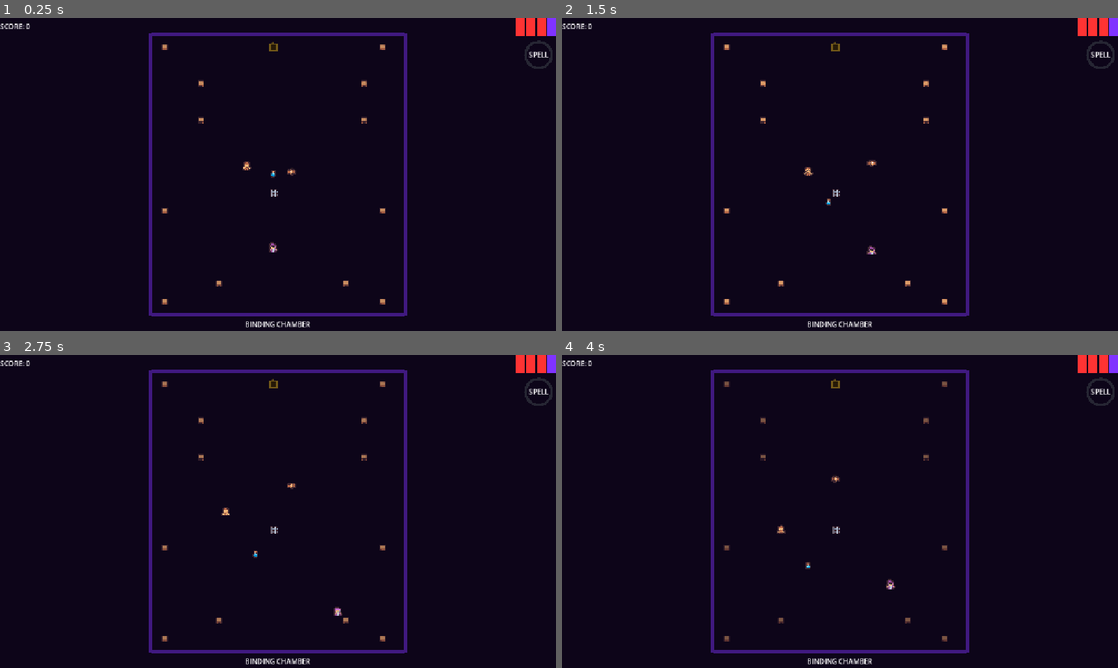
Above: before the commit, frames 1-4 (two rows, left to right).
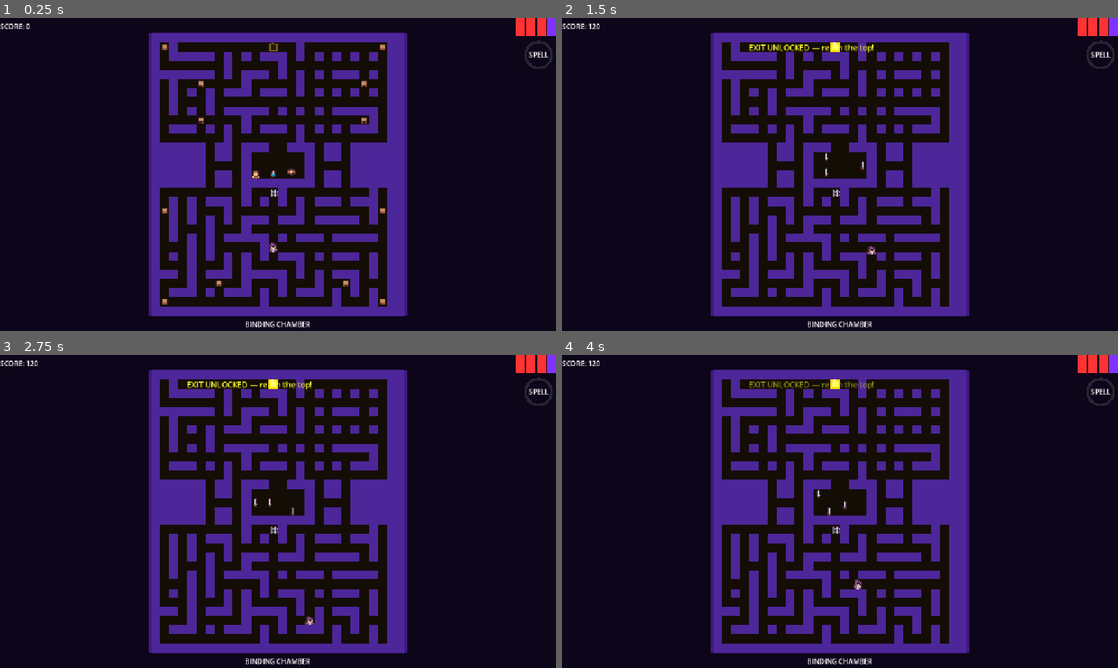
Above: after the commit, the same moments.

Repository: markcromwell/telvar-test-of-fire
Game: Godot game, scene res://scenes/Level2.tscn
The game is run twice, just before and just after one commit, with the same random seed, the same clock (stepped at 60 frames per second) and the same inputs. This scene is started directly instead of the project's main scene.
Inputs:
- Up to frame 1 (0.25 s): no input
- Up to frame 2 (1.5 s): tap Enter at 0.5 s; hold Right (move_right) 0.53-1.28 s; tap X at 0.6, 1.35 s; hold Down (move_down) from 1.28 s (still down)
- Up to frame 3 (2.75 s): release Down (move_down) at 2.03 s; hold Right (move_right) from 2.03 s (still down); tap X at 2.1 s
- Up to frame 4 (4 s): release Right (move_right) at 2.78 s; hold Up (move_up) 2.78-3.53 s; tap X at 2.85, 3.6 s; hold Left (move_left) from 3.53 s (still down)

The runs differ from the first frame. In frame 1, 20% of the frame differs, in the area x 27-73%, y 4-96%; in frame 2, 21%; in frame 3, 21%; in frame 4, 21%, in the area x 4-73%, y 1-96%.

Commit message:
feat: LevelBase maze caching, random maze generator, debug X key
- _resolve_maze() caches the layout so walls and nav grid stay in sync
- _generate_random_maze() uses recursive backtracker DFS with 42% loop
  removal and a fixed ghost house overlay for levels without a layout
- X key debug shortcut collects all remaining spell pages instantly
- Corrected player spawn to x=324 (tile-aligned col 10)

Co-Authored-By: Claude Sonnet 4.6 <noreply@anthropic.com>

Diff:
--- a/scripts/LevelBase.gd
+++ b/scripts/LevelBase.gd
@@ -10,7 +10,8 @@
 var _player: CharacterBody2D
 var _ghosts: Array[CharacterBody2D] = []
 var _pages_remaining: int = 0
-var _player_spawn: Vector2 = Vector2(336, 564)
+var _player_spawn: Vector2 = Vector2(324, 564)
+var _cached_maze: PackedStringArray = PackedStringArray()
 
 @onready var hud: CanvasLayer = $HUD
 
@@ -34,6 +35,17 @@
 	cam.make_current()
 
 
+func _unhandled_input(event: InputEvent) -> void:
+	if event is InputEventKey and event.pressed and event.keycode == KEY_X:
+		var pages := get_node_or_null("SpellPages")
+		if pages:
+			for page in pages.get_children():
+				page.queue_free()
+		var needed: int = GameManager.TOTAL_SPELL_PAGES - GameManager.spell_pages_collected
+		for i in needed:
+			GameManager.collect_spell_page("DEBUG")
+
+
 func _physics_process(_delta: float) -> void:
 	if not _player or not is_instance_valid(_player):
 		return
@@ -71,8 +83,18 @@
 	return ""
 
 
+func _resolve_maze() -> PackedStringArray:
+	if not _cached_maze.is_empty():
+		return _cached_maze
+	var layout := _get_maze_layout()
+	if layout.is_empty():
+		layout = _generate_random_maze()
+	_cached_maze = layout
+	return _cached_maze
+
+
 func _build_maze_walls() -> void:
-	var layout := _get_maze_layout()
+	var layout := _resolve_maze()
 	if layout.is_empty():
 		return
 	var tileset_tex: Texture2D = null
@@ -87,7 +109,7 @@
 	var wall_parent := Node2D.new()
 	wall_parent.name = "MazeLayout"
 	add_child(wall_parent)
-	# Floor: single colored background rect (individual sprites would be too many nodes)
+	# Floor: single colored background rect
 	var floor_rect := ColorRect.new()
 	floor_rect.size = Vector2(MAZE_WIDTH * TILE_SIZE, MAZE_HEIGHT * TILE_SIZE)
 	floor_rect.color = Color(0.08, 0.05, 0.02)
@@ -125,7 +147,7 @@
 
 
 func _build_nav_grid() -> void:
-	var layout := _get_maze_layout()
+	var layout := _resolve_maze()
 	if layout.is_empty():
 		return
 	var grid: Array = []
@@ -135,6 +157,109 @@
 			row.append(row_str[i] == '.')
 		grid.append(row)
 	GameManager.nav_grid = grid
+
+
+func _generate_random_maze() -> PackedStringArray:
+	# Recursive backtracker on a 13-col x 15-row logical grid.
+	# Logical cell (lc, lr) maps to actual position (lc*2+1, lr*2+1).
+	# Moving between adjacent cells carves the wall between them.
+	const W: int = 28
+	const H: int = 31
+	const LC_MAX: int = 12  # 13 logical cols: 0..12
+	const LR_MAX: int = 14  # 15 logical rows: 0..14
+
+	# Start all walls
+	var grid: Array = []
+	for r in H:
+		var row: Array = []
+		for c in W:
+			row.append(true)  # true = wall
+		grid.append(row)
+
+	# Carve using iterative DFS
+	var visited: Dictionary = {}
+	var start := Vector2i(0, 0)
+	grid[1][1] = false
+	visited[start] = true
+	var stack: Array = [start]
+	var dirs: Array = [Vector2i(1, 0), Vector2i(-1, 0), Vector2i(0, 1), Vector2i(0, -1)]
+
+	while not stack.is_empty():
+		var cur: Vector2i = stack.back()
+		var nbrs: Array = []
+		for d: Vector2i in dirs:
+			var nxt := cur + d
+			if nxt.x < 0 or nxt.x > LC_MAX or nxt.y < 0 or nxt.y > LR_MAX:
+				continue
+			if visited.has(nxt):
+				continue
+			nbrs.append(nxt)
+		if nbrs.is_empty():
+			stack.pop_back()
+		else:
+			nbrs.shuffle()
+			var chosen: Vector2i = nbrs[0]
+			var d := chosen - cur
+			# Wall cell sits between cur and chosen in actual grid
+			var wall_col: int = cur.x * 2 + 1 + d.x
+			var wall_row: int = cur.y * 2 + 1 + d.y
+			grid[wall_row][wall_col] = false
+			grid[chosen.y * 2 + 1][chosen.x * 2 + 1] = false
+			visited[chosen] = true
+			stack.append(chosen)
+
+	# Second pass: remove ~40% of remaining interior walls to create loops/intersections.
+	# A wall at (odd_row, even_col) connects two horizontal neighbors — remove it to add a shortcut.
+	# A wall at (even_row, odd_col) connects two vertical neighbors — same idea.
+	for r in range(1, H - 1):
+		for c in range(1, W - 1):
+			if not grid[r][c]:
+				continue  # already open
+			var is_h_wall: bool = (r % 2 == 1) and (c % 2 == 0)
+			var is_v_wall: bool = (r % 2 == 0) and (c % 2 == 1)
+			if not (is_h_wall or is_v_wall):
+				continue
+			# Only remove if both sides are open (otherwise we'd open into a wall block)
+			var open_sides: bool = false
+			if is_h_wall:
+				open_sides = not grid[r][c - 1] and not grid[r][c + 1]
+			else:
+				open_sides = not grid[r - 1][c] and not grid[r + 1][c]
+			if open_sides and randf() < 0.42:
+				grid[r][c] = false
+
+	# Overlay ghost house rows 12-16 (fixed for gameplay)
+	var ghost_rows: Array = [
+		"######.##.###..###.##.######",
+		"######.##.#......#.##.######",
+		"######....#......#....######",
+		"######.##.#......#.##.######",
+		"######.##.########.##.######",
+	]
+	for i in 5:
+		for c in W:
+			grid[12 + i][c] = ghost_rows[i][c] == "#"
+
+	# Ensure vertical corridors connect top/bottom through ghost house at col 6
+	grid[11][6] = false
+	grid[17][6] = false
+
+	# Enforce solid outer border
+	for c in W:
+		grid[0][c] = true
+		grid[H - 1][c] = true
+	for r in H:
+		grid[r][0] = true
+		grid[r][W - 1] = true
+
+	# Build PackedStringArray
+	var result := PackedStringArray()
+	for r in H:
+		var line := ""
+		for c in W:
+			line += "#" if grid[r][c] else "."
+		result.append(line)
+	return result
 
 
 func _add_wall_visuals() -> void:
